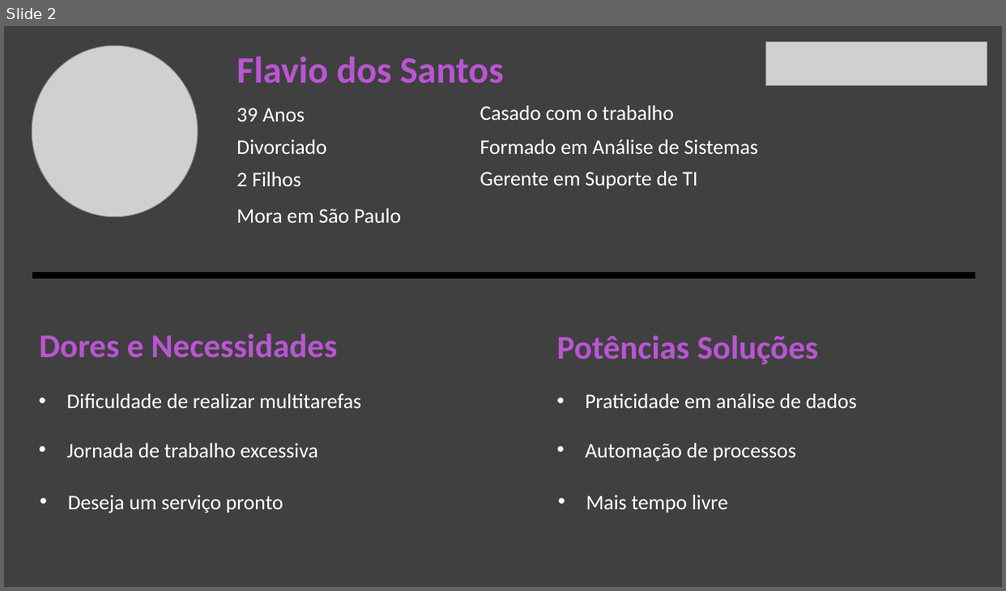
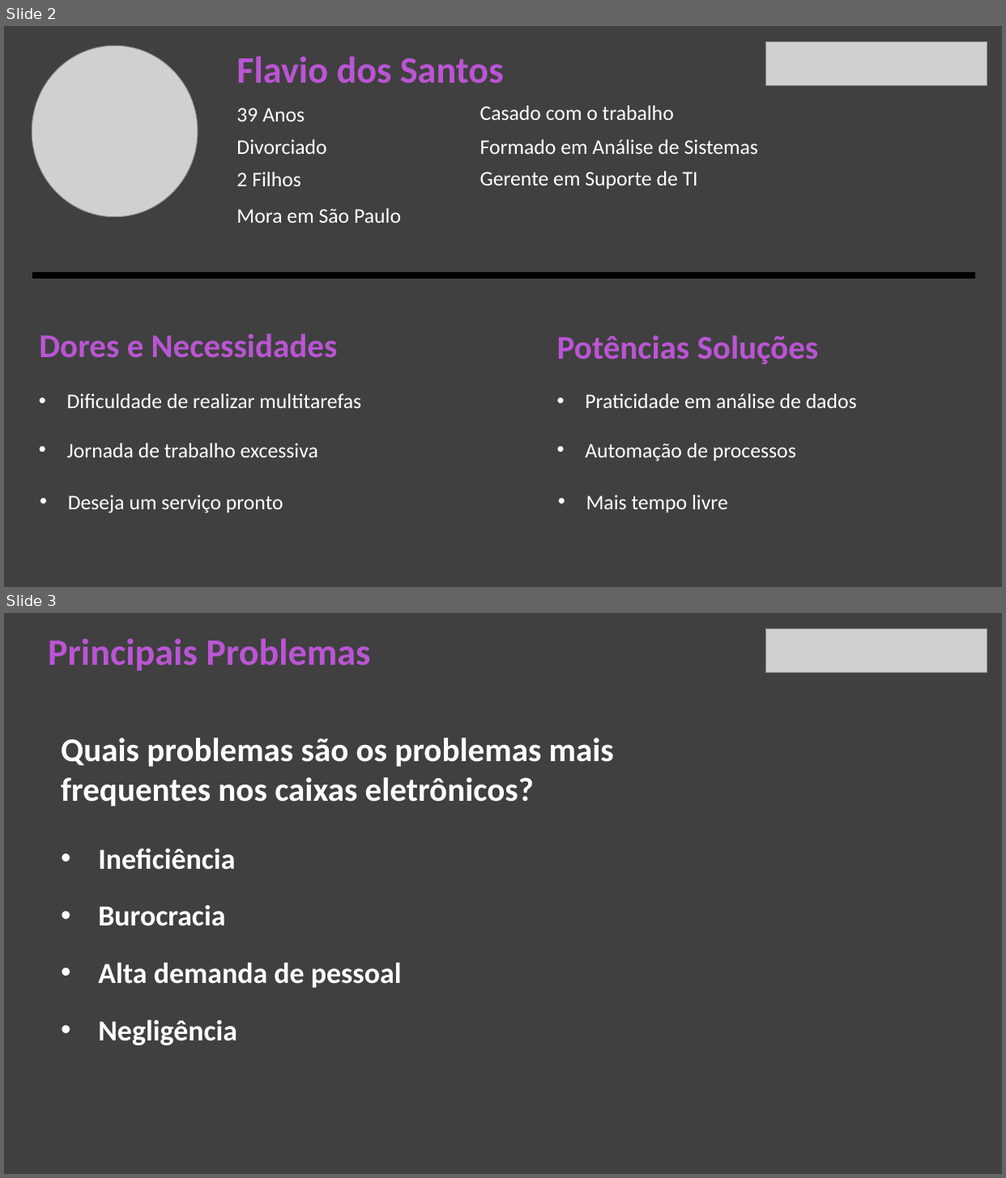
Before and after one commit to BandTec/CrasDefault-Grupo8, a slide deck: documentos/Apresentação.pptx. Shown one above the other, each under a label of ours: slide 2 before the commit, slides 2 and 3 after it. The pictures are 1006x591 and 1006x1178 pixels, drawn with LibreOffice and Linux fonts; fonts in the diff are those of the drawing; grey boxes stand for pictures. Boxes give left, top, right and bottom in pixels: in the first picture for what was removed or moved away, otherwise in the second. Text is boxed around its words. In the diff, an @@ line names an element or a change of style, - is before the commit and + after.

```diff
--- a/documentos/Apresentação.pptx
+++ b/documentos/Apresentação.pptx
@@ slide 3 added at [4, 613, 1002, 1174], background #404040 @@
@@ picture added at [766, 628, 987, 673] @@
@@ text added at [48, 638, 370, 671], 36 pt, text #BA55D3, bold @@
+Principais Problemas
@@ text added at [61, 738, 614, 807], 32 pt, text #FFFFFF, bold @@
+Quais problemas são os problemas mais frequentes nos caixas eletrônicos?
@@ text added at [98, 849, 235, 870], 28 pt, text #FFFFFF, bold @@
+• Ineficiência
@@ text added at [98, 905, 225, 926], 28 pt, text #FFFFFF, bold @@
+• Burocracia
@@ text added at [98, 962, 402, 988], 28 pt, text #FFFFFF, bold @@
+• Alta demanda de pessoal
@@ text added at [98, 1020, 237, 1046], 28 pt, text #FFFFFF, bold @@
+• Negligência
```
Also in this commit, not shown: 3 slides changed, 3 other slides added.
